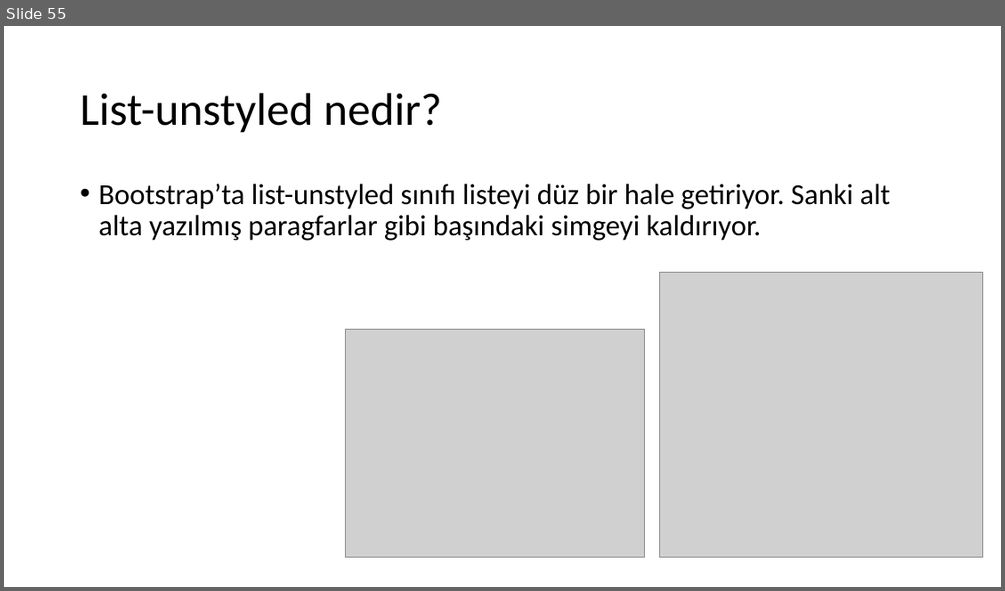
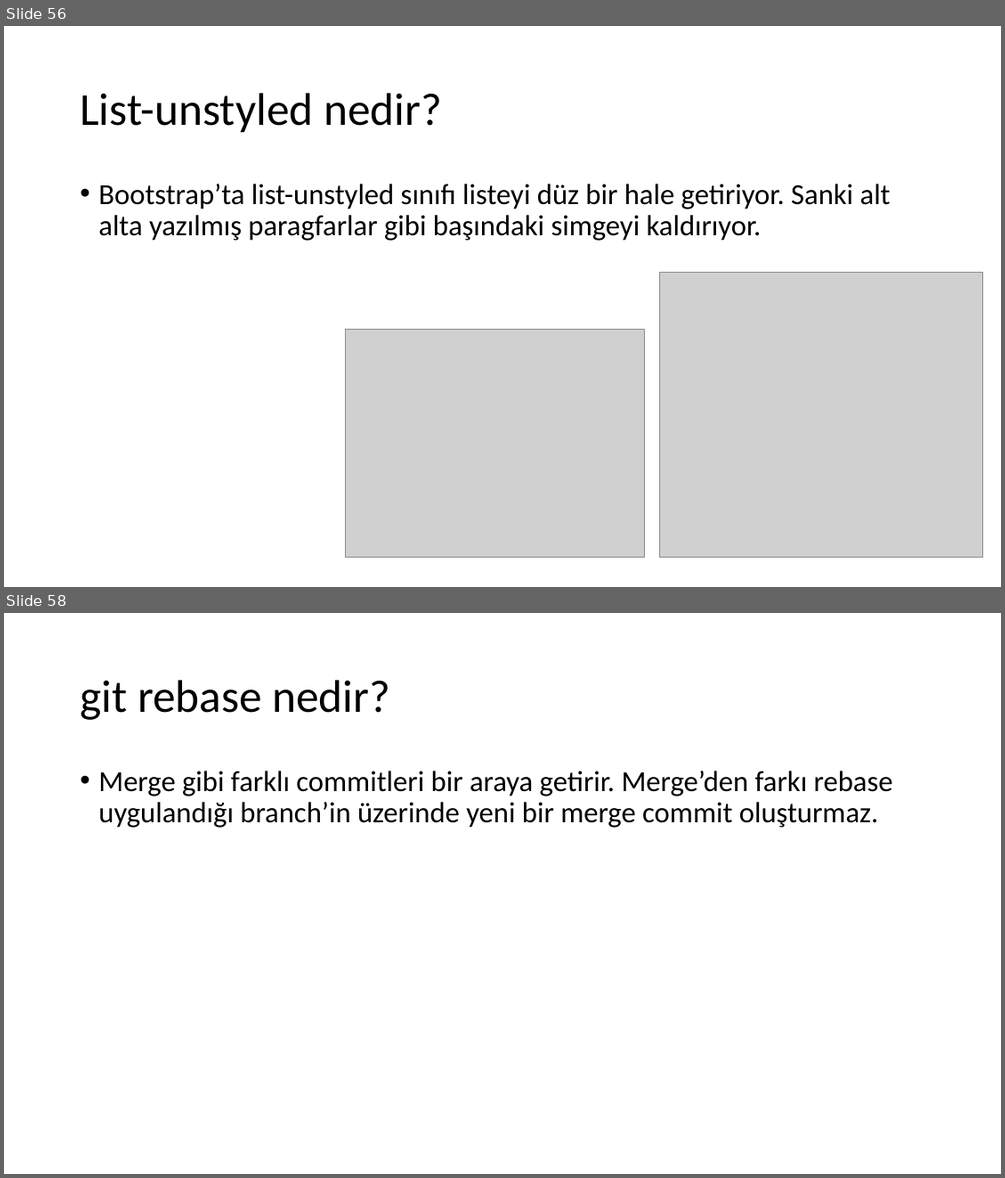
Before and after one commit to 207-Atmosware-Java-Bootcamp/2-hafta-pazartesi-odevi-tolgagur, a slide deck: tolgagureli.pptx. Shown one above the other, each under a label of ours: slide 55 before the commit, slides 56 and 58 after it; the slides between them are not shown. The pictures are 1005x591 and 1005x1178 pixels, drawn with LibreOffice and Linux fonts; fonts in the diff are those of the drawing; grey boxes stand for pictures. Boxes give left, top, right and bottom in pixels: in the first picture for what was removed or moved away, otherwise in the second. Text is boxed around its words. In the diff, an @@ line names an element or a change of style, - is before the commit and + after.

```diff
--- a/tolgagureli.pptx
+++ b/tolgagureli.pptx
@@ slide 58 added at <box>4,613,1001,1174</box>, background #FFFFFF @@
@@ title added at <box>80,680,391,720</box>, 44 pt, text #000000 @@
+git rebase nedir?
@@ text added at <box>98,771,893,827</box>, 28 pt, text #000000 @@
+• Merge gibi farklı commitleri bir araya getirir. Merge’den farkı rebase uygulandığı branch’in üzerinde yeni bir merge commit oluşturmaz.
@@ what was slide 55 is now slide 56 @@
```
Also in this commit, not shown: 1 slide changed, 4 other slides added.
